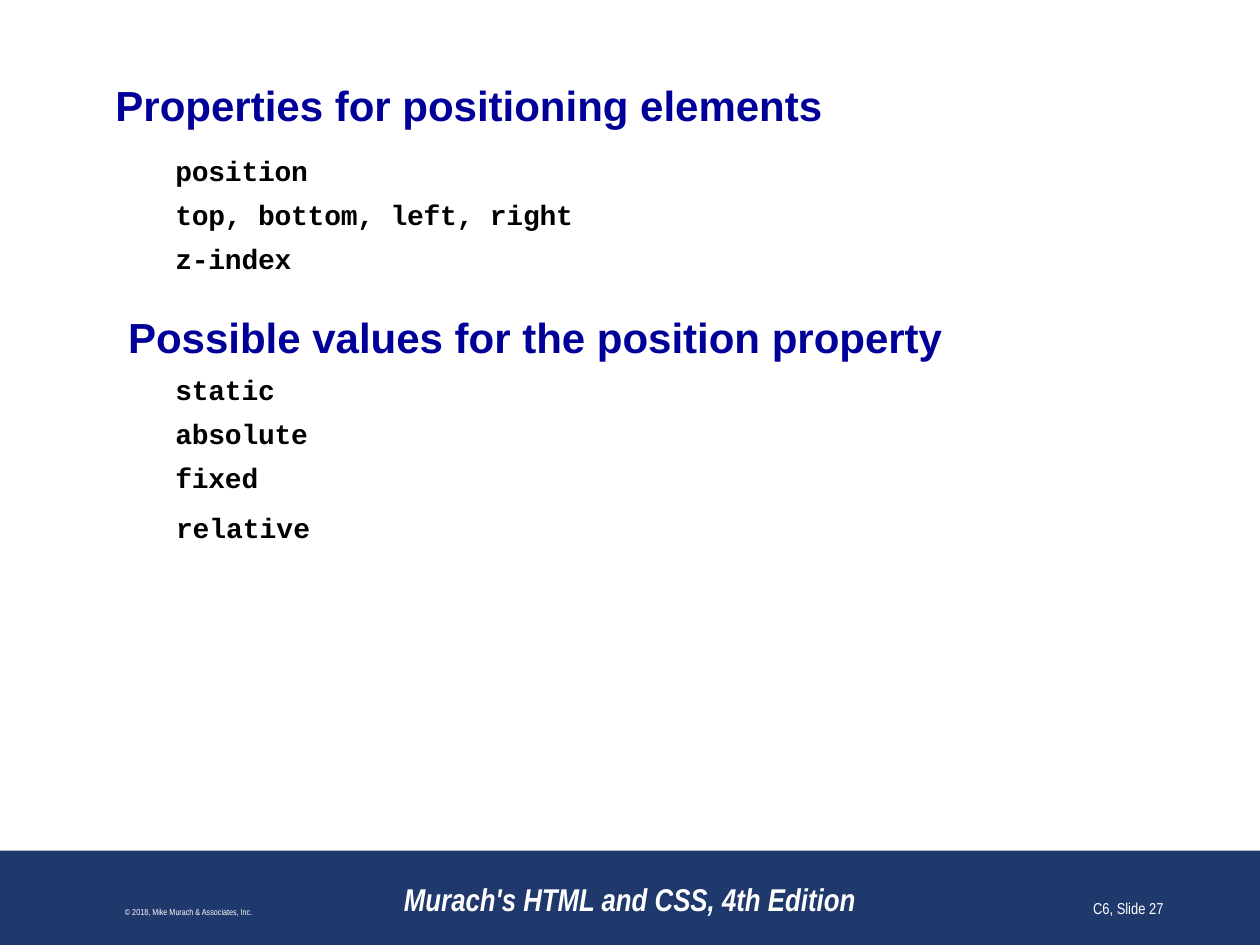
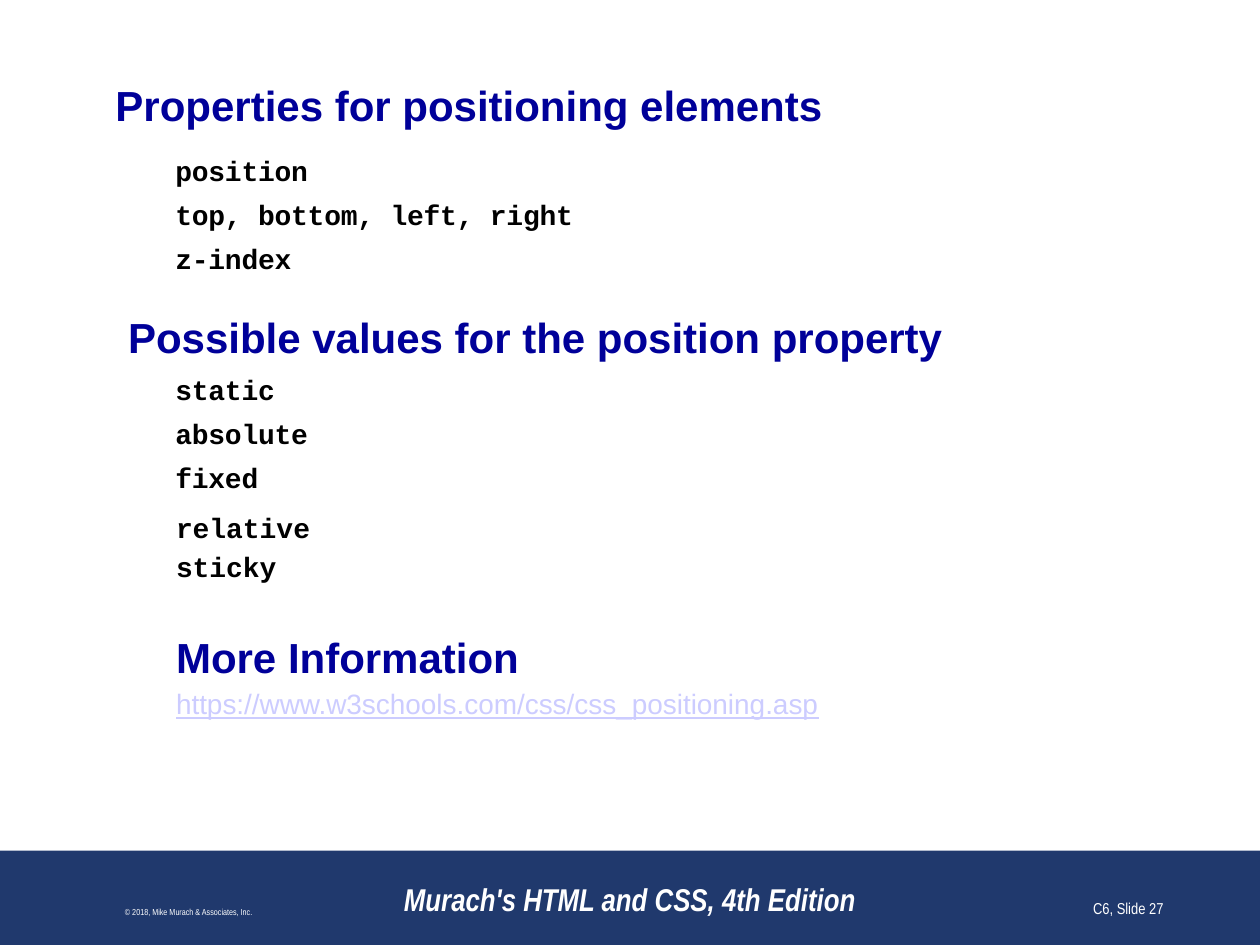
Before and after one commit to paulsmithkc/awd1000_base_lab_and_homework, a slide deck: slide 27 of murach_html_4e/slides/Chapter 6 slides (Revised).pptx. Drawn at 1260x945 pixels with LibreOffice and Linux fonts; fonts in the diff are those of the drawing; background and template pictures are left out. Boxes give left, top, right and bottom in pixels: in the first picture for what was removed or moved away, otherwise in the second. Text is boxed around its words. In the diff, an @@ line names an element or a change of style, - is before the commit and + after.

Commit message:
Added links to more info about text columns and positioning

```diff
--- a/murach_html_4e/slides/Chapter 6 slides (Revised).pptx
+++ b/murach_html_4e/slides/Chapter 6 slides (Revised).pptx
@@ text at (176,558,818,720): paragraphs added @@
+sticky
+More Information
+https://www.w3schools.com/css/css_positioning.asp
```
Also in this commit, not shown: 1 other slide changed.
